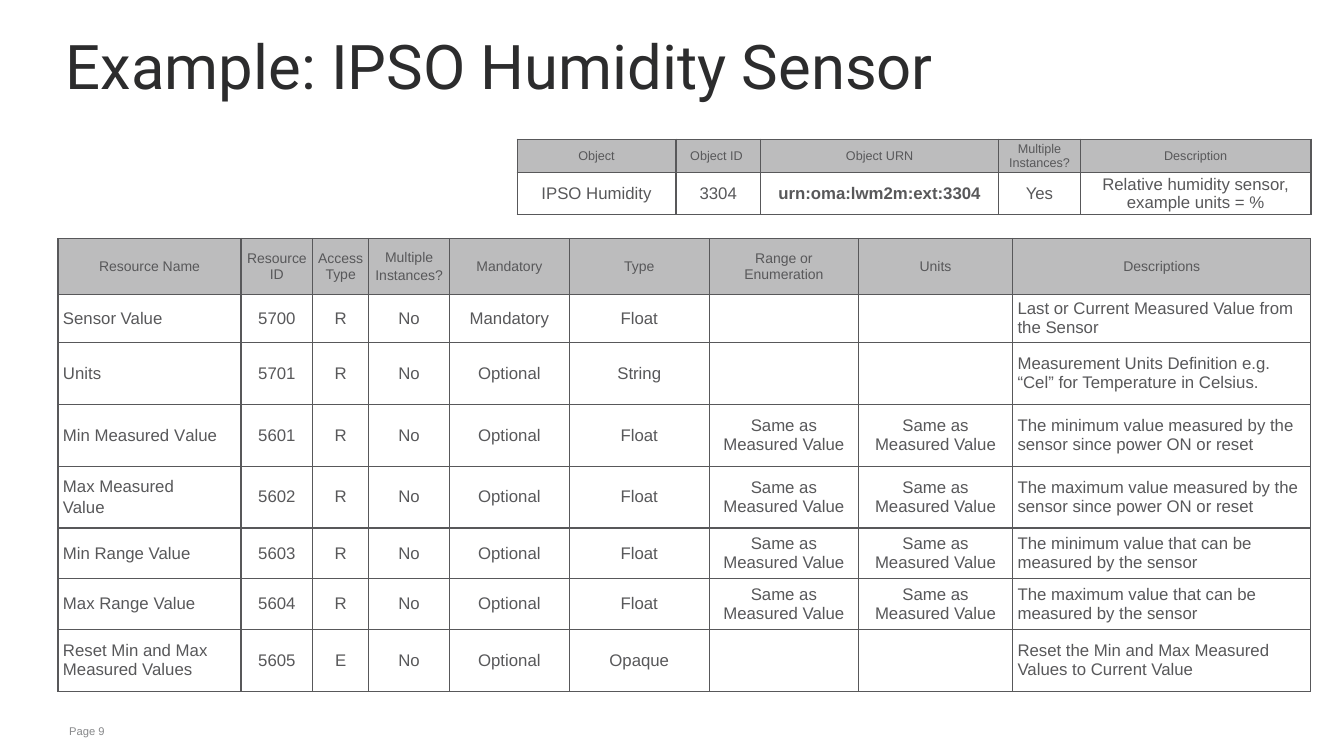
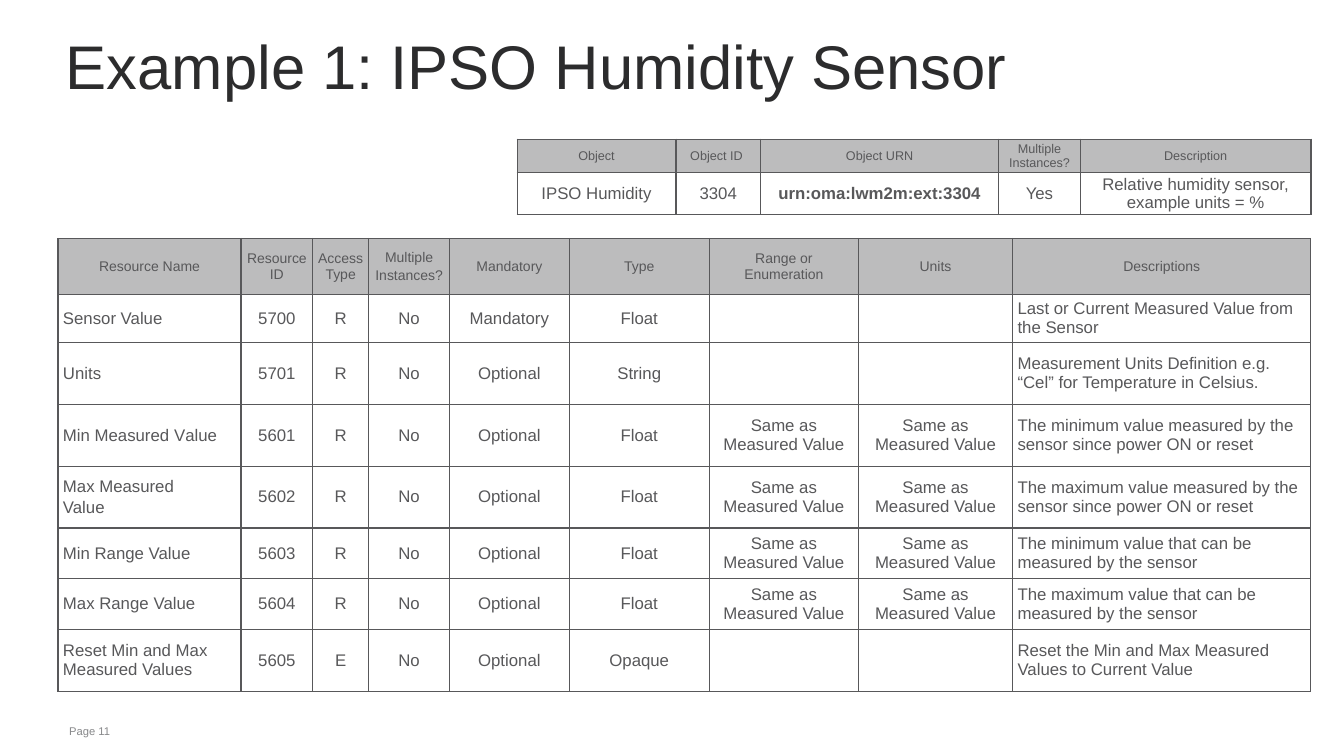
Before and after one commit to jaimejim/iot-playground, a slide deck: slide 11 of Documentation/IPSO_Intro_W3C.pptx (slide 9 before the commit). Drawn at 1344x756 pixels with LibreOffice and Linux fonts; fonts in the diff are those of the drawing; background and template pictures are left out. Boxes give left, top, right and bottom in pixels: in the first picture for what was removed or moved away, otherwise in the second. Text is boxed around its words. In the diff, an @@ line names an element or a change of style, - is before the commit and + after.

```diff
--- a/Documentation/IPSO_Intro_W3C.pptx
+++ b/Documentation/IPSO_Intro_W3C.pptx
@@ title at bbox=[66, 44, 1006, 101]: text changed; font Roboto to Arial @@
-Example: IPSO Humidity Sensor
+Example 1: IPSO Humidity Sensor
@@ page number at bbox=[69, 727, 110, 737]: text changed @@
-Page 9
+Page 11
```
Also in this commit, not shown: 3 other slides changed, 4 slides added, 4 slides removed.
